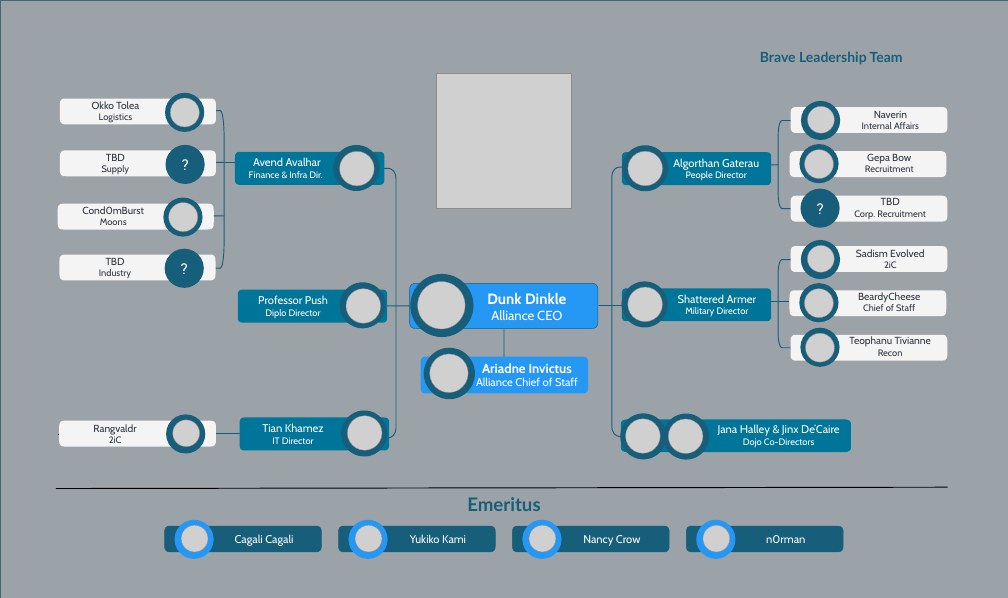
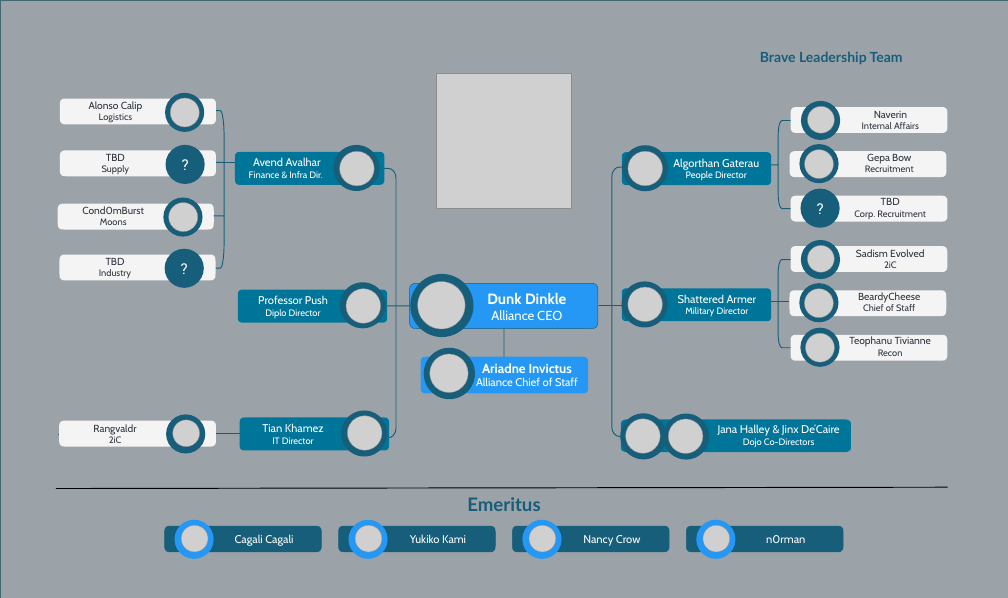
Before and after one commit to bravecollective/wiki-files, a slide deck: slide 1 of images/alliance-leadership/Brave-Leadership.pptx. Drawn at 1008x598 pixels with LibreOffice and Linux fonts; fonts in the diff are those of the drawing; grey boxes stand for pictures. Boxes give left, top, right and bottom in pixels: in the first picture for what was removed or moved away, otherwise in the second. Text is boxed around its words. In the diff, an @@ line names an element or a change of style, - is before the commit and + after.

```diff
--- a/images/alliance-leadership/Brave-Leadership.pptx
+++ b/images/alliance-leadership/Brave-Leadership.pptx
@@ text at [89, 101, 143, 111]: text changed @@
-Okko Tolea
+Alonso Calip
```
Also in this commit, not shown: 3 other files.
